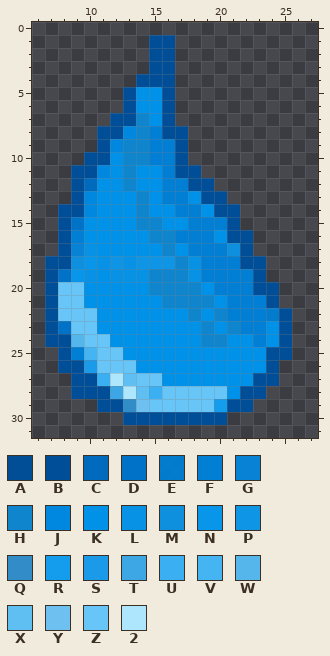
Two states of a pixel-art sprite, assets/objects/drop.png. Above: the version before the commit.
The file is 32x32 pixels. Pixels under 10% opacity are left out. Colours within 5 levels of each other are drawn and written as one. Shown: x 6..27, y 0..31.
Palette (. is transparent): A #004e98f7  B #004e98  C #006bbc  D #0073c9  E #007fd5f1  F #007fd5  G #0782d4  H #0e85cd  J #0088e1  K #0091e9  L #0792e5  M #0f90de  N #0896eb  P #0e95e6  Q #318cc8  R #149ced  S #1a9ae8  T #3da7e5  U #3ab0f2  V #44b4f2  W #54b6eb  X #60bff2  Y #6dc0ef  Z #68c5f8  2 #ade6fd
Pixels before, first column x 7:
 1 ........BB.........
 2 ........BB.........
 3 ........BB.........
 4 .......BBB.........
 5 ......BKKB.........
 6 ......BKKB.........
 7 .....BBHKB.........
 8 ....BBJHFBB........
 9 ....BJHHFFB........
10 ...BBKHHFFB........
11 ..BBJKHKKFBB.......
12 ..BCKKHKKFFBB......
13 ..BJKKKHKFFKBB.....
14 .BBJKKKHKKFFKBB....
15 .BDKKKKHHKKFFFB....
16 .BFKKKKKHHFFFKBB...
17 .BGLKKKKKHKFFFMB...
18 BBMNLPLPPPHLFFFBB..
19 BDNLKLLLHHHLFFFFB..
20 BZZKKKKKHHHHKFFFBA.
21 BZZKKKKKKHHHHKFFFB.
22 BZZZKKKKKKKHKHFFFEB
23 BDZZKKKKKKKKHKHFFKB
24 BBWZZKKKKKKKHHKKFKB
25 .BFVZZKKKKKKKKKKKBB
26 .BBSZZZKKKKKKKKKKB.
27 ..BBU2XZZKKKKKKKBB.
28 ..BBBT2XUZZZZZKBB..
29 ....BBQYZZZZZRBB...
30 ......BBBBBBBB.....
And afterwards:
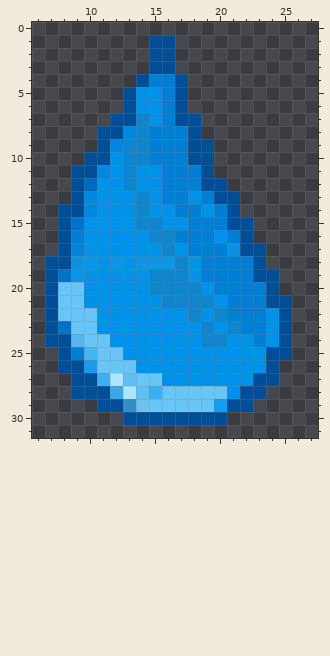
The commit says: Обновлена текстура drop
From old to new:
Changed rows in their new state; - is an unchanged pixel.
first column x 15:
 4 FFB--------
 5 -FB--------
 6 -FB--------
 7 -FBB-------
 8 -FFB-------
 9 --FBB------
10 --FBB------
11 --FFB------
12 ---F-B-----
13 ----F-B----
14 -----F-----
15 -------B---
16 ------F----
17 --------B--
18 -------F---
19 ---------B-
20 --------FB-
21 ----------B
22 ---------K-
Changed places in both pictures, as pixel boxes (x1, y1, x2, y2):
changed: (149, 74, 292, 321)
